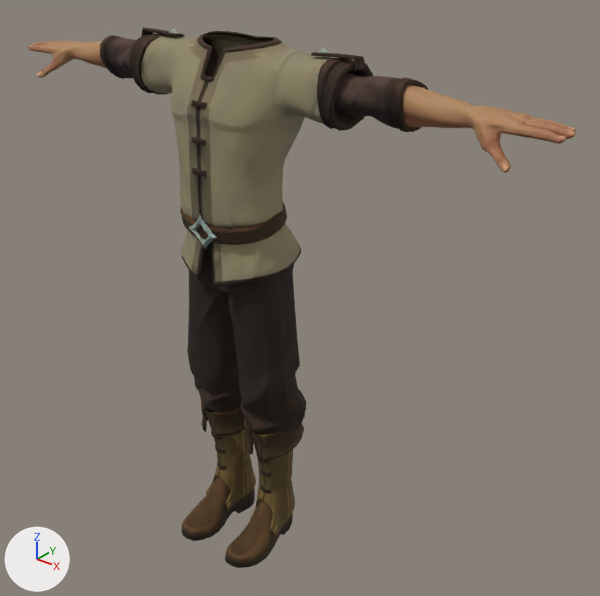
What one commit did to the glTF model public/models/realcity-pedestrian-worker.glb.
Both versions are drawn from a 50 mm camera at (1.5, -1.57, 1.88) aimed at (0.13, 0.14, 0.82). The axes (+X, +Y, +Z) are drawn at lower left. The lights are the same throughout. The picture after the commit comes second. Vertices at exactly the same position are counted once.

The scene before the commit, as lines of its bpy script (objects in view):
```python
me_male_peasant_arms = bpy.data.meshes.new('Male_Peasant_Arms')
me_male_peasant_arms.from_pydata(...)  # 2724 vertices, 5338 faces; spans x -0.9..0.9, y -0.03..0.14, z 1.37..1.53
# faces by material slot: [1408, 3930]
me_male_peasant_arms.materials.append(mat_mi_peasant)
me_male_peasant_arms.materials.append(mat_mi_regular_male)
me_male_peasant_body = bpy.data.meshes.new('Male_Peasant_Body')
me_male_peasant_body.from_pydata(...)  # 1988 vertices, 3856 faces; spans x -0.373..0.373, y -0.125..0.184, z 0.921..1.559
me_male_peasant_body.materials.append(mat_mi_peasant)
me_male_peasant_feet = bpy.data.meshes.new('Male_Peasant_Feet')
me_male_peasant_feet.from_pydata(...)  # 1374 vertices, 2588 faces; spans x -0.175..0.175, y -0.168..0.162, z -0.004..0.448
me_male_peasant_feet.materials.append(mat_mi_peasant)
me_male_peasant_legs = bpy.data.meshes.new('Male_Peasant_Legs')
me_male_peasant_legs.from_pydata(...)  # 581 vertices, 1112 faces; spans x -0.211..0.211, y -0.077..0.152, z 0.403..1.054
me_male_peasant_legs.materials.append(mat_mi_peasant)
ob_male_peasant_arms = bpy.data.objects.new('Male_Peasant_Arms', me_male_peasant_arms)
ob_male_peasant_arms.location = (0.0, 0.0, 0.0)
ob_male_peasant_body = bpy.data.objects.new('Male_Peasant_Body', me_male_peasant_body)
ob_male_peasant_body.location = (0.0, 0.0, 0.0)
ob_male_peasant_feet = bpy.data.objects.new('Male_Peasant_Feet', me_male_peasant_feet)
ob_male_peasant_feet.location = (0.0, 0.0, 0.0)
ob_male_peasant_legs = bpy.data.objects.new('Male_Peasant_Legs', me_male_peasant_legs)
ob_male_peasant_legs.location = (0.0, 0.0, 0.0)
```
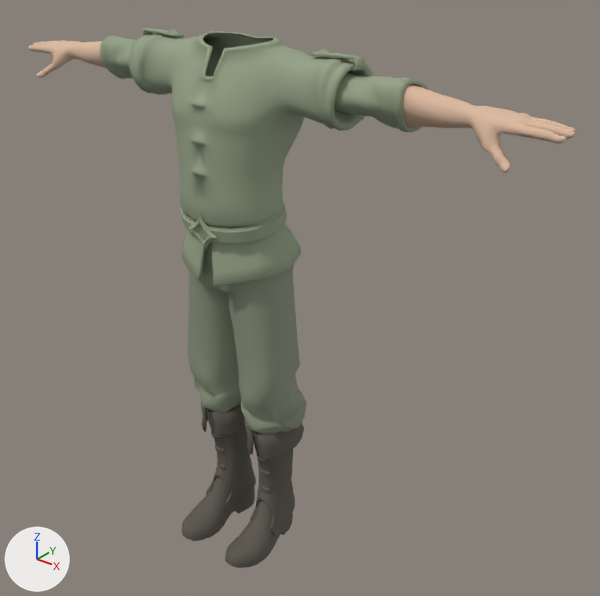
Commit message: fix: make pedestrian GLBs compatible with Three.js WebP support

Patch to the scene script:
```diff
--- a/public/models/realcity-pedestrian-worker.glb.py
+++ b/public/models/realcity-pedestrian-worker.glb.py
@@ mat_realcity_worker_trousers @@
+mat_realcity_worker_trousers = bpy.data.materials.new('REALCITY_Worker_Trousers')
+# nodes: BsdfPrincipled, Mix, OutputMaterial, VertexColor
+# colours: grey #89937c, mixed with the vertex colours
@@ mat_realcity_worker_boots @@
+mat_realcity_worker_boots = bpy.data.materials.new('REALCITY_Worker_Boots')
+# nodes: BsdfPrincipled, Mix, OutputMaterial, VertexColor
+# colours: dark grey #5b574d, mixed with the vertex colours
@@ mat_realcity_worker_shirt @@
+mat_realcity_worker_shirt = bpy.data.materials.new('REALCITY_Worker_Shirt')
+# nodes: BsdfPrincipled, Mix, OutputMaterial, VertexColor
+# colours: greyish green #95a286, mixed with the vertex colours
@@ mat_realcity_worker_skin @@
+mat_realcity_worker_skin = bpy.data.materials.new('REALCITY_Worker_Skin')
+# nodes: BsdfPrincipled, Mix, OutputMaterial, VertexColor
+# colours: beige #ddbaa0, mixed with the vertex colours
@@ me_male_peasant_arms @@
 me_male_peasant_arms.from_pydata(...)  # 2724 vertices, 5338 faces; spans x -0.9..0.9, y -0.03..0.14, z 1.37..1.53
 # used by ob_male_peasant_arms; location = (0.0, 0.0, 0.0)
+# me_male_peasant_arms part 1: all 1408 faces that had it switch from mat_mi_peasant to mat_realcity_worker_shirt
+# me_male_peasant_arms part 2: all 3930 faces that had it switch from mat_mi_regular_male to mat_realcity_worker_skin
@@ me_male_peasant_body @@
 me_male_peasant_body.from_pydata(...)  # 1988 vertices, 3856 faces; spans x -0.373..0.373, y -0.125..0.184, z 0.921..1.559
-me_male_peasant_body.materials.append(mat_mi_peasant)
+me_male_peasant_body.materials.append(mat_realcity_worker_shirt)
@@ me_male_peasant_feet @@
 me_male_peasant_feet.from_pydata(...)  # 1374 vertices, 2588 faces; spans x -0.175..0.175, y -0.168..0.162, z -0.004..0.448
-me_male_peasant_feet.materials.append(mat_mi_peasant)
+me_male_peasant_feet.materials.append(mat_realcity_worker_boots)
@@ me_male_peasant_legs @@
 me_male_peasant_legs.from_pydata(...)  # 581 vertices, 1112 faces; spans x -0.211..0.211, y -0.077..0.152, z 0.403..1.054
-me_male_peasant_legs.materials.append(mat_mi_peasant)
+me_male_peasant_legs.materials.append(mat_realcity_worker_trousers)
```

Boxes (x1, y1, x2, y2) around the edits, measured in the pictures (600 x 596 px):
'Male_Peasant_Body', recoloured (lighter): (129, 28, 373, 286) in both
'Male_Peasant_Legs', recoloured (lighter): (187, 242, 307, 434) in both
'Male_Peasant_Feet', recoloured: (182, 402, 304, 568) in both
part 1 of me_male_peasant_arms, recoloured: (100, 35, 428, 132) in both
part 2 of me_male_peasant_arms, recoloured: (28, 40, 576, 173) in both
